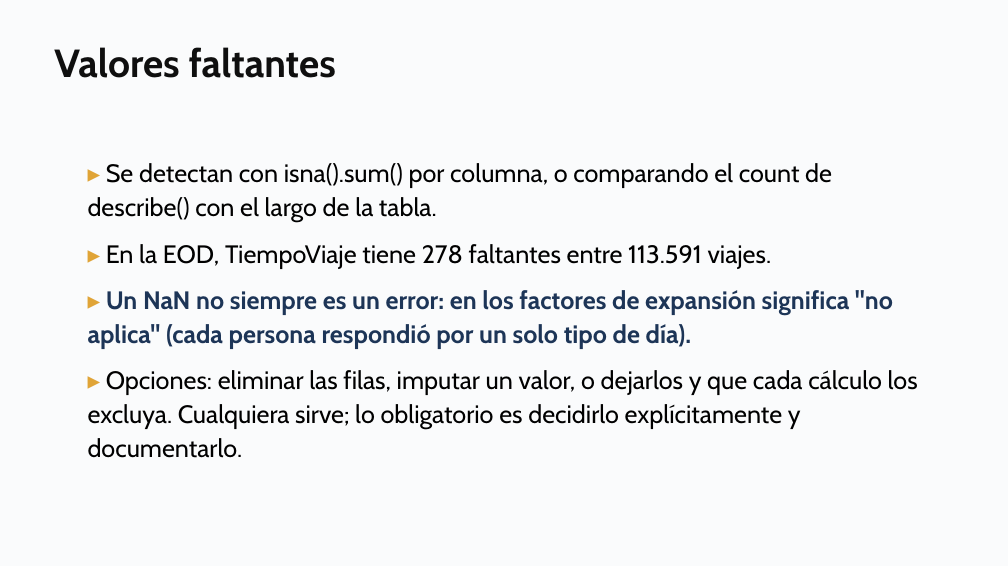
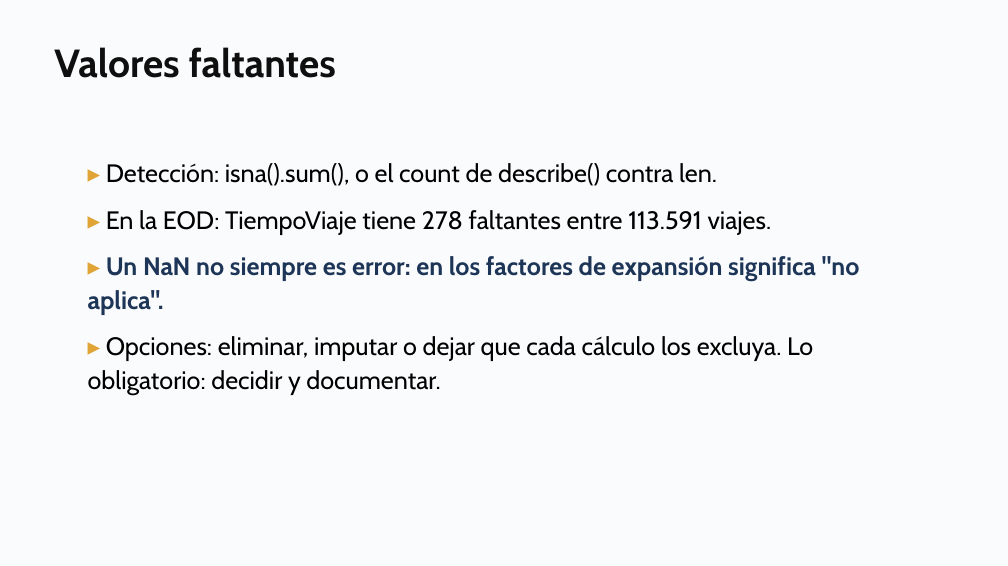
Before and after one commit to daniopitz/diplomado-cdd, a slide deck: slide 15 of presentaciones/clase02_eda_descriptiva.pptx. Drawn at 1008x566 pixels with LibreOffice and Linux fonts; fonts in the diff are those of the drawing. Boxes give left, top, right and bottom in pixels: in the first picture for what was removed or moved away, otherwise in the second. Text is boxed around its words. In the diff, an @@ line names an element or a change of style, - is before the commit and + after.

```diff
--- a/presentaciones/clase02_eda_descriptiva.pptx
+++ b/presentaciones/clase02_eda_descriptiva.pptx
@@ text at (88, 163, 860, 395): text changed @@
-▸ Se detectan con isna().sum() por columna, o comparando el count de describe() con el largo de la tabla.
-▸ En la EOD, TiempoViaje tiene 278 faltantes entre 113.591 viajes.
-▸ Un NaN no siempre es un error: en los factores de expansión significa "no aplica" (cada persona respondió por un solo tipo de día).
-▸ Opciones: eliminar las filas, imputar un valor, o dejarlos y que cada cálculo los excluya. Cualquiera sirve; lo obligatorio es decidirlo explícitamente y documentarlo.
+▸ Detección: isna().sum(), o el count de describe() contra len.
+▸ En la EOD: TiempoViaje tiene 278 faltantes entre 113.591 viajes.
+▸ Un NaN no siempre es error: en los factores de expansión significa "no aplica".
+▸ Opciones: eliminar, imputar o dejar que cada cálculo los excluya. Lo obligatorio: decidir y documentar.
```
Also in this commit, not shown: 5 other slides changed, 2 slides added, 1 other file.
